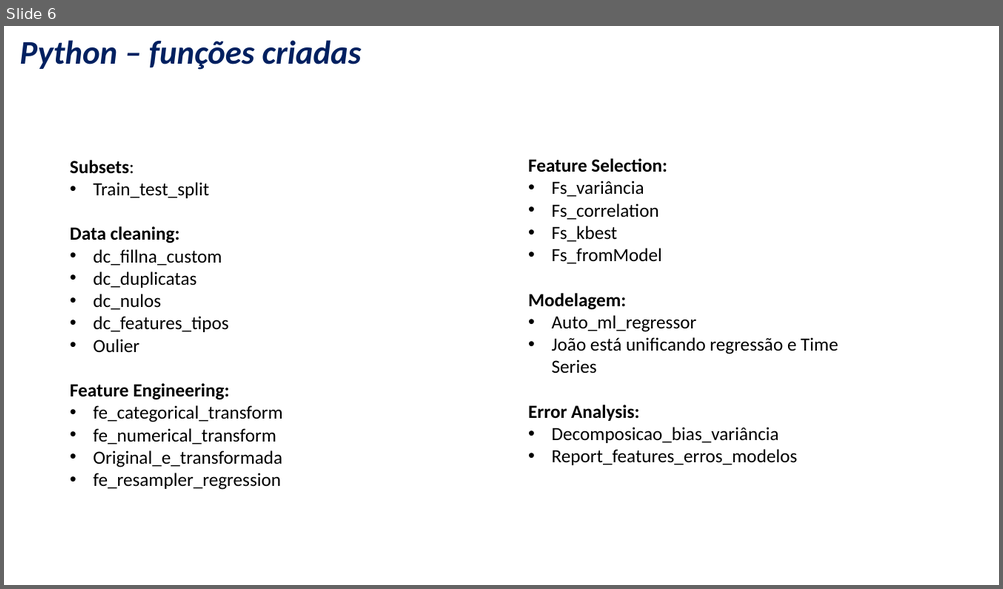
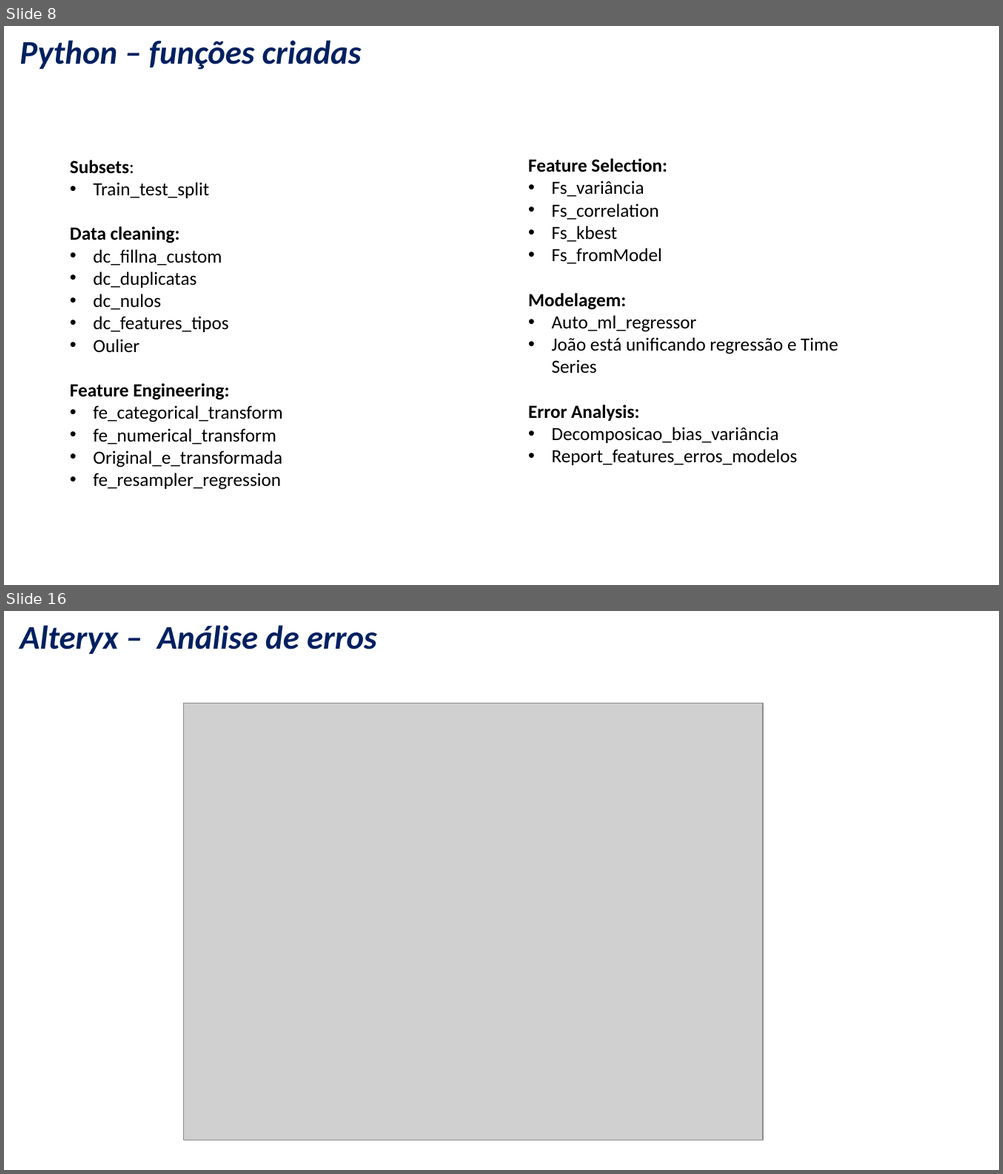
Before and after one commit to nogueira-cavalcante/data_science_framework, a slide deck: relevant_files/Framework_advanced_analytics.pptx. Shown one above the other, each under a label of ours: slide 6 before the commit, slides 8 and 16 after it; the slides between them are not shown. The pictures are 1003x589 and 1003x1174 pixels, drawn with LibreOffice and Linux fonts; fonts in the diff are those of the drawing; grey boxes stand for pictures; background and template pictures are left out. Boxes give left, top, right and bottom in pixels: in the first picture for what was removed or moved away, otherwise in the second. Text is boxed around its words. In the diff, an @@ line names an element or a change of style, - is before the commit and + after.

```diff
--- a/relevant_files/Framework_advanced_analytics.pptx
+++ b/relevant_files/Framework_advanced_analytics.pptx
@@ slide 16 added at <box>4,611,999,1170</box>, background picture (left out) @@
@@ title added at <box>20,625,377,654</box>, 32 pt, text #002060, bold, italic @@
+Alteryx – Análise de erros
@@ picture added at <box>184,703,762,1141</box> @@
@@ what was slide 6 is now slide 8 @@
```
Also in this commit, not shown: 5 slides changed, 8 other slides added, 1 slide removed, 10 other files.
